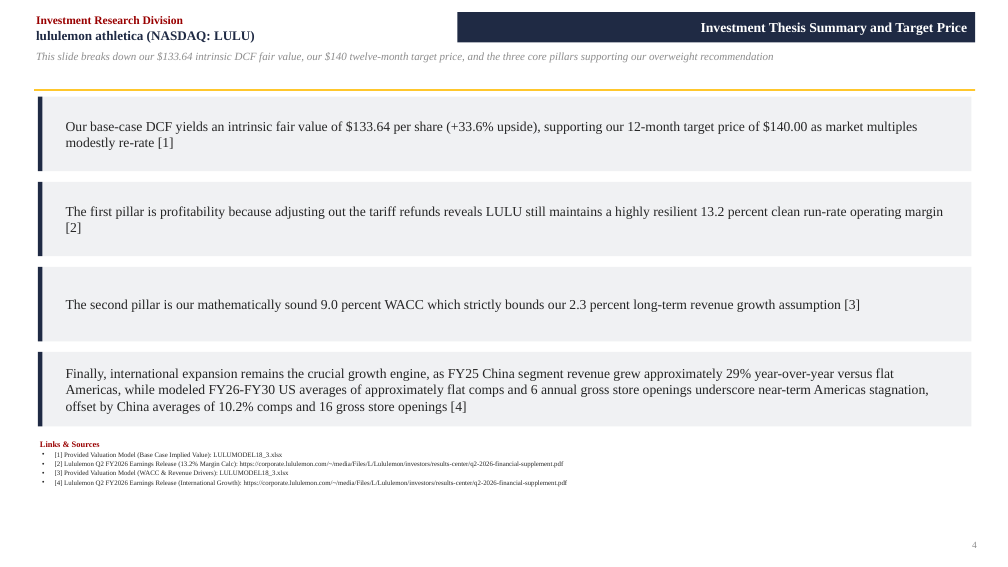
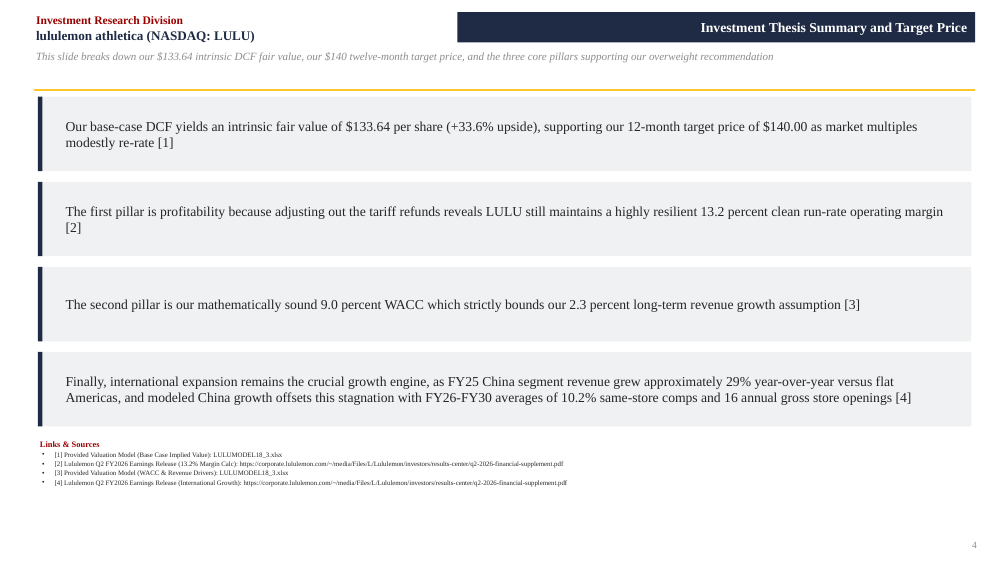
Before and after one commit to vengeanceaiUSC/RM, a slide deck: slide 4 of LULU/LULU_Investment_Pitch_Deck.pptx. Drawn at 1008x567 pixels with LibreOffice and Linux fonts; fonts in the diff are those of the drawing. Boxes give left, top, right and bottom in pixels: in the first picture for what was removed or moved away, otherwise in the second. Text is boxed around its words. In the diff, an @@ line names an element or a change of style, - is before the commit and + after.

```diff
--- a/LULU/LULU_Investment_Pitch_Deck.pptx
+++ b/LULU/LULU_Investment_Pitch_Deck.pptx
@@ text at box(66, 376, 912, 405): text changed @@
-Finally, international expansion remains the crucial growth engine, as FY25 China segment revenue grew approximately 29% year-over-year versus flat Americas, while modeled FY26-FY30 US averages of approximately flat comps and 6 annual gross store openings underscore near-term Americas stagnation, offset by China averages of 10.2% comps and 16 gross store openings [4]
+Finally, international expansion remains the crucial growth engine, as FY25 China segment revenue grew approximately 29% year-over-year versus flat Americas, and modeled China growth offsets this stagnation with FY26-FY30 averages of 10.2% same-store comps and 16 annual gross store openings [4]
```
Also in this commit, not shown: 3 other files.
